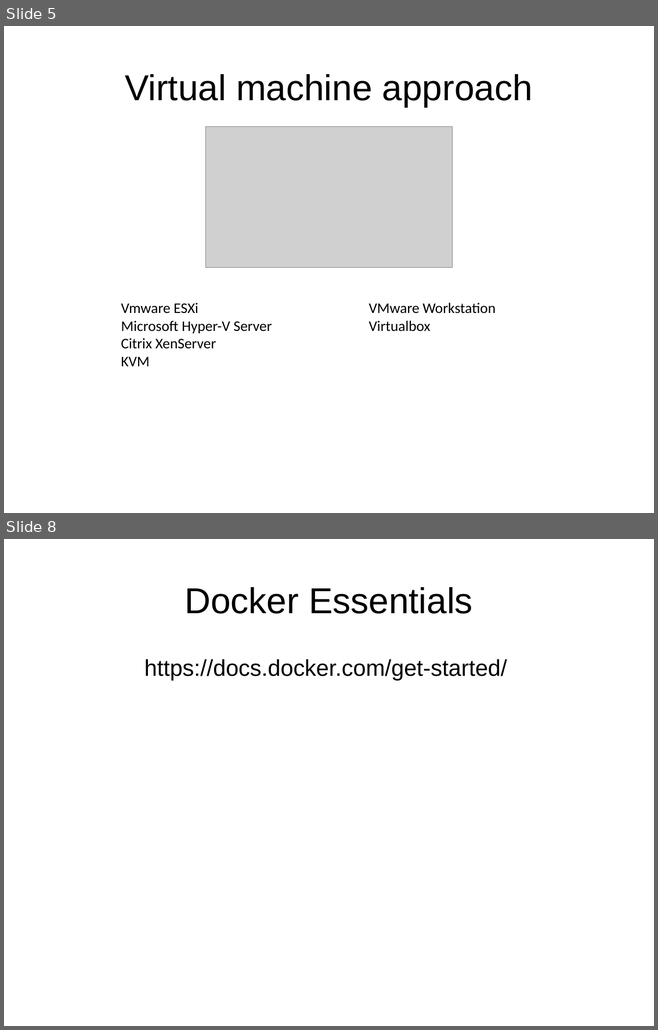
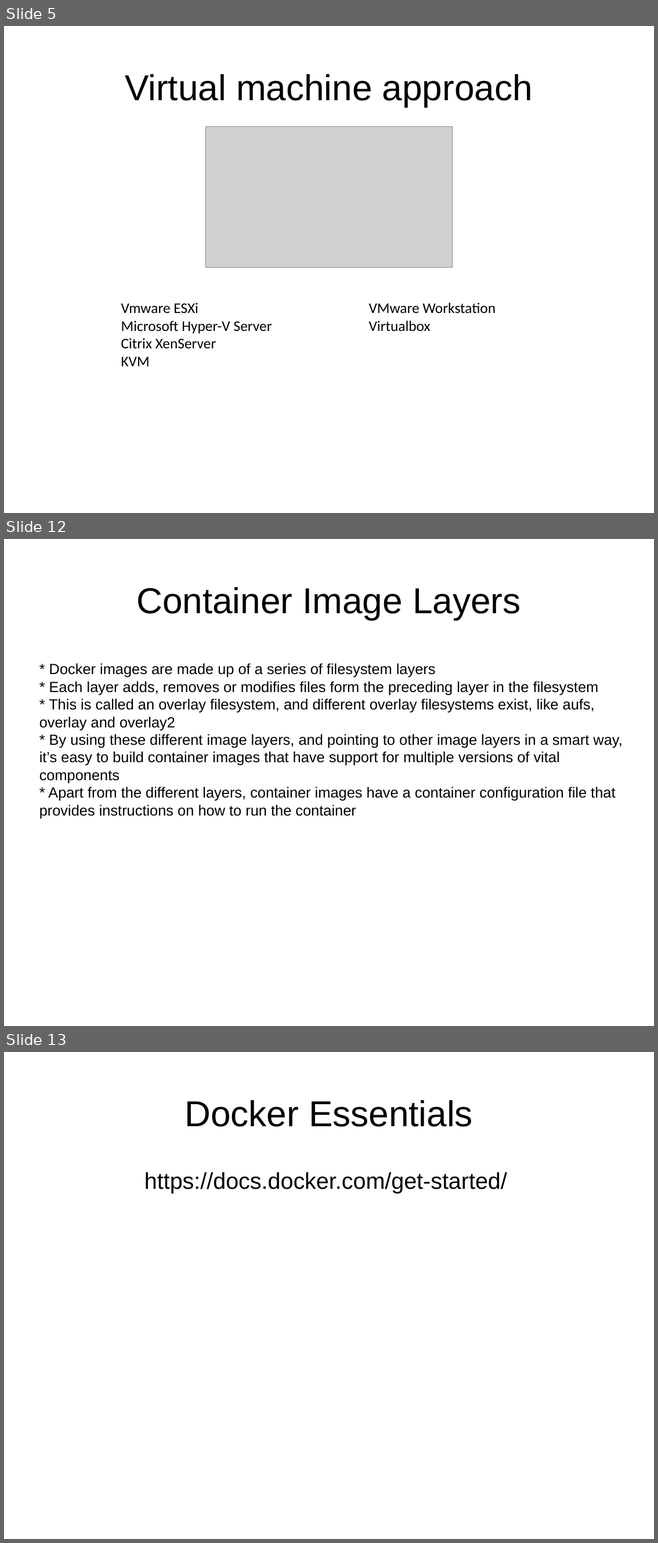
Before and after one commit to j-avdeev/DevOps, a slide deck: Lec presentations/DevOps - lec2 - RAID VM Docker.odp. Shown one above the other, each under a label of ours: slides 5 and 8 before the commit, slides 5, 12 and 13 after it; the slides between them are not shown. The pictures are 658x1030 and 658x1543 pixels, drawn with LibreOffice and Linux fonts; fonts in the diff are those of the drawing; grey boxes stand for pictures. Boxes give left, top, right and bottom in pixels: in the first picture for what was removed or moved away, otherwise in the second. Text is boxed around its words. In the diff, an @@ line names an element or a change of style, - is before the commit and + after.

Commit message:
upd RAID VM Docker ppt - about Containers

```diff
--- a/Lec presentations/DevOps - lec2 - RAID VM Docker.odp
+++ b/Lec presentations/DevOps - lec2 - RAID VM Docker.odp
@@ slide 12 added at <box>4,539,654,1026</box>, background #FFFFFF @@
@@ title added at <box>136,587,520,620</box>, 44 pt, text #000000 @@
+Container Image Layers
@@ text added at <box>39,663,622,819</box>, 18 pt, text #000000 @@
+* Docker images are made up of a series of filesystem layers
+* Each layer adds, removes or modifies files form the preceding layer in the filesystem
+* This is called an overlay filesystem, and different overlay filesystems exist, like aufs, overlay and overlay2
+* By using these different image layers, and pointing to other image layers in a smart way, it’s easy to build container images that have support for multiple versions of vital components
+* Apart from the different layers, container images have a container configuration file that provides instructions on how to run the container
@@ what was slide 8 is now slide 13 @@
```
Also in this commit, not shown: 2 slides changed, 4 other slides added, 2 other files.
